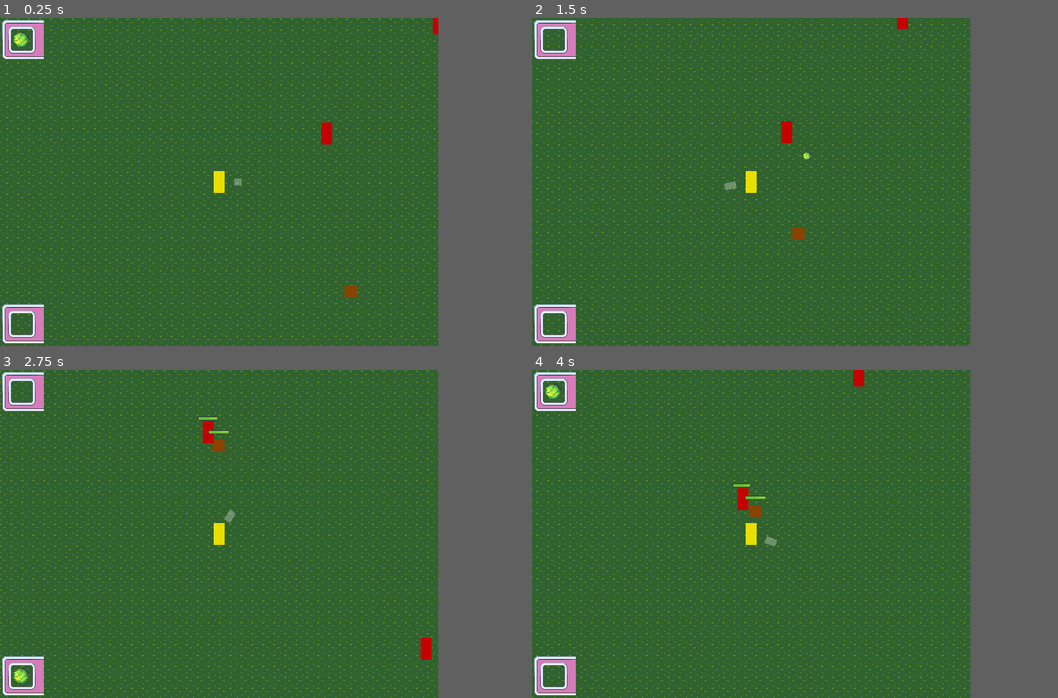
Above: before the commit, frames 1-4 (two rows, left to right).
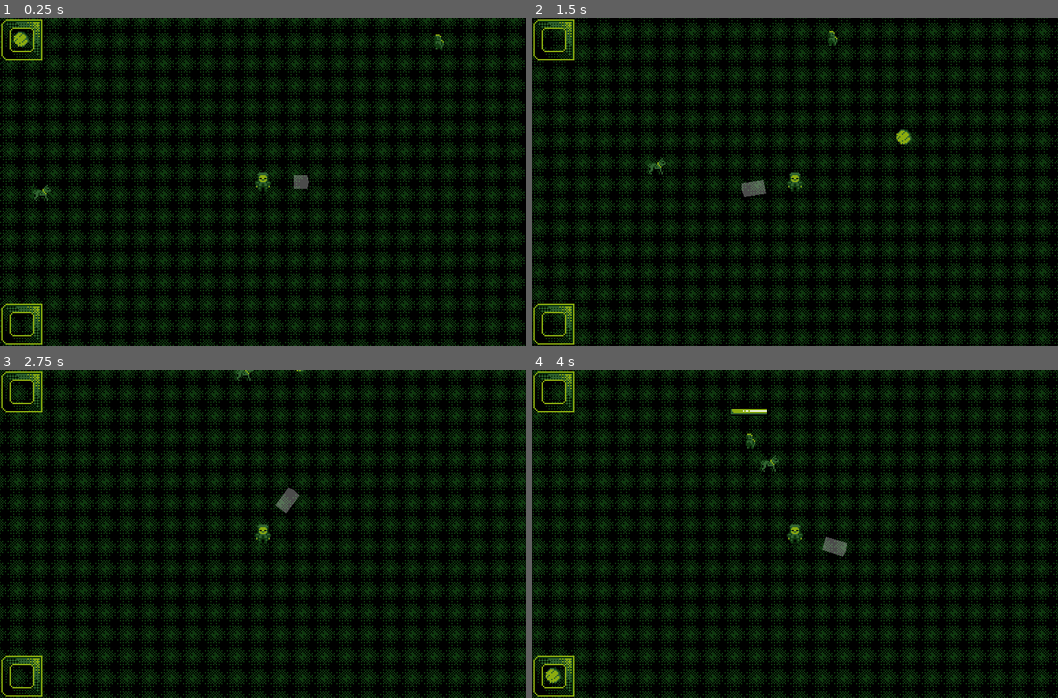
Above: after the commit, the same moments.

Repository: nullportal/dog-and-ball
Game: Godot game, scene res://Game.tscn
Two runs of this game, one before a commit and one after it. Both use one fixed random seed, a clock stepped at 60 frames per second and the inputs below.
Inputs (mouse positions are in pixels of both pictures, inside the frame that each line leads up to):
- Up to frame 1 (0.25 s): no input
- Up to frame 2 (1.5 s): move the mouse to (847, 165) at 0.52 s; hold Right (ui_right) 0.53-1.28 s; click (847, 165) at 0.6 s; move the mouse to (663, 198) at 1.27 s; hold Down (ui_down) from 1.28 s (still down); click (663, 198) at 1.35 s
- Up to frame 3 (2.75 s): move the mouse to (263, 461) at 2.02 s; release Down (ui_down) at 2.03 s; hold Right (ui_right) from 2.03 s (still down); click (263, 461) at 2.1 s
- Up to frame 4 (4 s): move the mouse to (731, 599) at 2.77 s; release Right (ui_right) at 2.78 s; hold Up (ui_up) 2.78-3.53 s; click (731, 599) at 2.85 s; move the mouse to (884, 583) at 3.52 s; hold Left (ui_left) from 3.53 s (still down); click (884, 583) at 3.6 s
In our replay, the window is 640x480 before the commit and 768x480 after it. These sizes can differ from the game's own. Grey fills any space a smaller window leaves; there, only what the larger window draws over its background counts as a difference.

The runs differ from the first frame. In frame 1, 89% of the frame differs, in the area x 0-100%, y 0-100%; in frame 2, 88%; in frame 3, 89%; in frame 4, 88%.

Commit message:
Add sprite art
Unanimated. That comes later.

Diff:
--- a/Entities/AttackArea.tscn
+++ b/Entities/AttackArea.tscn
@@ -1,10 +1,10 @@
 [gd_scene load_steps=2 format=2]
 
-[sub_resource type="CircleShape2D" id=2]
-radius = 24.0
+[sub_resource type="CircleShape2D" id=1]
+radius = 19.1595
 
 [node name="AttackArea" type="Area2D"]
 
 [node name="CollisionShape2D" type="CollisionShape2D" parent="."]
 self_modulate = Color( 1, 0, 0, 1 )
-shape = SubResource( 2 )
+shape = SubResource( 1 )
--- a/Entities/Combat.gd
+++ b/Entities/Combat.gd
@@ -14,20 +14,21 @@
 	# FIXME Load this up in a config at some point,
 	# but this is the const convention I'm assuming for now.
 	self.HURT_PROPERTIES = {
-		'spritePath': NodePath(String(get_parent().get_path())+'/ColorRect'),
-		'spriteProperty': 'color',
+		'spritePath': NodePath(String(get_parent().get_path())+'/Sprite'),
+		'spriteProperty': 'modulate',
 		'effects': ['pain-flash']
 	}
 
 func _ready():
-	print('%s is set up for combat: %s' % [
-		get_parent().name,
-		{
-			'ATTACK_DAMAGE': _attack.ATTACK_DAMAGE,
-			'ATTACK_COOLDOWN': _attack.ATTACK_COOLDOWN,
-			'HURT_PROPERTIES': _hurt.HURT_PROPERTIES
-		}
-	])
+	pass
+	#print('%s is set up for combat: %s' % [
+	#	get_parent().name,
+	#	{
+	#		'ATTACK_DAMAGE': _attack.ATTACK_DAMAGE,
+	#		'ATTACK_COOLDOWN': _attack.ATTACK_COOLDOWN,
+	#		'HURT_PROPERTIES': _hurt.HURT_PROPERTIES
+	#	}
+	#])
 
 func attack(target):
 	_attack.damage(parent, target)
--- a/Entities/Dog/Dog.tscn
+++ b/Entities/Dog/Dog.tscn
@@ -8,16 +8,19 @@
 [ext_resource path="res://Entities/AttackArea.tscn" type="PackedScene" id=6]
 [ext_resource path="res://Entities/Combat.tscn" type="PackedScene" id=7]
 [ext_resource path="res://UI/HealthDisplay.tscn" type="PackedScene" id=8]
+[ext_resource path="res://Entities/Dog/dog-Sheet.png" type="Texture" id=9]
 
 [sub_resource type="CapsuleShape2D" id=1]
-radius = 8.209
-height = 0.599792
+radius = 2.44885
+height = 7.43864
 
 [node name="Dog" type="KinematicBody2D"]
 collision_mask = 2147483649
 script = ExtResource( 1 )
 
 [node name="CollisionShape2D" type="CollisionShape2D" parent="."]
+position = Vector2( -0.389767, 5.40108 )
+rotation = 1.57079
 shape = SubResource( 1 )
 
 [node name="NoticeArea" parent="." instance=ExtResource( 5 )]
@@ -29,16 +32,6 @@
 
 [node name="AttackArea" parent="." instance=ExtResource( 6 )]
 
-[node name="ColorRect" type="ColorRect" parent="."]
-margin_left = -9.0
-margin_top = -9.0
-margin_right = 9.0
-margin_bottom = 9.0
-color = Color( 0.533333, 0.262745, 0, 1 )
-__meta__ = {
-"_edit_use_anchors_": false
-}
-
 [node name="Health" parent="." instance=ExtResource( 3 )]
 HEALTH_POINTS = 100
 
@@ -49,4 +42,8 @@
 ATTACK_COOLDOWN = 0.8
 KNOCKBACK_FORCE = 400
 
+[node name="Sprite" type="Sprite" parent="."]
+texture = ExtResource( 9 )
+hframes = 4
+
 [editable path="Health"]
--- a/Entities/Enemies/Zombie.gd
+++ b/Entities/Enemies/Zombie.gd
@@ -56,6 +56,7 @@
 	return self.focus
 
 func follow(target):
+	#self.modulate = Color( 100, 100, 100, 1 )
 	if target && state == FOLLOW:
 		var follow_distance = self.follow_distances[target.name]
 		var distance_to_target = self.position.distance_to(target.position)
--- a/Entities/Enemies/Zombie.tscn
+++ b/Entities/Enemies/Zombie.tscn
@@ -6,10 +6,38 @@
 [ext_resource path="res://Entities/AttackArea.tscn" type="PackedScene" id=4]
 [ext_resource path="res://Entities/Combat.tscn" type="PackedScene" id=5]
 [ext_resource path="res://UI/HealthDisplay.tscn" type="PackedScene" id=6]
+[ext_resource path="res://Entities/Enemies/zombie-Sheet.png" type="Texture" id=7]
 
 [sub_resource type="CapsuleShape2D" id=1]
-radius = 8.0
-height = 12.0
+radius = 2.18892
+height = 2.70013
+
+[sub_resource type="Animation" id=2]
+resource_name = "idle-left"
+length = 0.4
+loop = true
+tracks/0/type = "value"
+tracks/0/path = NodePath("Sprite:frame")
+tracks/0/interp = 1
+tracks/0/loop_wrap = true
+tracks/0/imported = false
+tracks/0/enabled = true
+tracks/0/keys = {
+"times": PoolRealArray( 0, 0.1, 0.2, 0.3 ),
+"transitions": PoolRealArray( 1, 1, 1, 1 ),
+"update": 1,
+"values": [ 0, 1, 2, 3 ]
+}
+
+[sub_resource type="AnimationNodeAnimation" id=3]
+animation = "idle-left"
+
+[sub_resource type="AnimationNodeStateMachine" id=4]
+states/idle-left/node = SubResource( 3 )
+states/idle-left/position = Vector2( 432, 95 )
+graph_offset = Vector2( -40, -63 )
+
+[sub_resource type="AnimationNodeStateMachinePlayback" id=5]
 
 [node name="Zombie" type="KinematicBody2D" groups=[
 "Enemies",
@@ -18,26 +46,24 @@
 script = ExtResource( 1 )
 
 [node name="CollisionShape2D" type="CollisionShape2D" parent="."]
+position = Vector2( 0.441942, 5.84715 )
+rotation = 1.57079
 shape = SubResource( 1 )
 
 [node name="AggroArea" parent="." instance=ExtResource( 2 )]
 
 [node name="AttackArea" parent="." instance=ExtResource( 4 )]
 
-[node name="ColorRect" type="ColorRect" parent="."]
-margin_left = -8.0
-margin_top = -16.0
-margin_right = 8.0
-margin_bottom = 16.0
-color = Color( 0.772549, 0, 0, 1 )
-__meta__ = {
-"_edit_use_anchors_": false
-}
+[node name="Sprite" type="Sprite" parent="."]
+modulate = Color( 1, 1, 0.99, 1 )
+texture = ExtResource( 7 )
+hframes = 7
 
 [node name="Health" parent="." instance=ExtResource( 3 )]
 HEALTH_POINTS = 10
 
 [node name="HealthDisplay" parent="." instance=ExtResource( 6 )]
+visible = false
 
 [node name="Healthbar" parent="HealthDisplay" index="0"]
 max_value = 10.0
@@ -47,4 +73,13 @@
 ATTACK_DAMAGE = 5.0
 ATTACK_COOLDOWN = 3.0
 
+[node name="AnimationPlayer" type="AnimationPlayer" parent="."]
+anims/idle-left = SubResource( 2 )
+
+[node name="AnimationTree" type="AnimationTree" parent="."]
+tree_root = SubResource( 4 )
+anim_player = NodePath("../AnimationPlayer")
+active = true
+parameters/playback = SubResource( 5 )
+
 [editable path="HealthDisplay"]
--- a/Entities/Hurt.gd
+++ b/Entities/Hurt.gd
@@ -1,7 +1,7 @@
 extends Node
 
 onready var HURT_PROPERTIES:Dictionary = get_parent().HURT_PROPERTIES
-onready var animationPlayer = null
+onready var animationPlayer = AnimationPlayer.new()
 
 func _ready():
 	_setup_pain_flash()
@@ -12,10 +12,46 @@
 
 func _setup_pain_flash():
 	var sprite = get_node(HURT_PROPERTIES.spritePath)
-	var spriteProperty = HURT_PROPERTIES.spriteProperty
+	if (sprite is ColorRect):
+		print('Setting up _setup_pain_flash_colorect for %', sprite.get_parent().name)
+		_setup_pain_flash_colorect()
+	elif (sprite is Sprite):
+		print('Setting up _setup_pain_flash_sprite for %', sprite.get_parent().name)
+		_setup_pain_flash_sprite()
+	else:
+		assert(false, 'Unimplemented hurt target %s' % sprite)
+
+func _setup_pain_flash_sprite():
+	var spriteProperty = HURT_PROPERTIES.spriteProperty # Colo
+	var sprite = get_node(HURT_PROPERTIES.spritePath)
 	var effect = HURT_PROPERTIES.effects
-	if !(sprite is ColorRect):
-		assert(false, 'Unimplemented hurt target %s' % sprite)
+
+	var spritePropertyPath = '{path}:{property}'.format(
+		{'path': String(sprite.get_path()), 'property': spriteProperty}
+	)
+
+	var spritePropertyOriginalValue = sprite.modulate
+
+	add_child(animationPlayer)
+
+	var painFlash = Animation.new()
+	animationPlayer.add_animation('pain_flash', painFlash)
+	var trackIdx = painFlash.add_track(Animation.TYPE_VALUE)
+	painFlash.track_set_path(trackIdx, spritePropertyPath)
+	painFlash.length = 0.15
+
+	var original = Color( 1, 1, 1, 1 )
+	var white = Color( 100, 100, 100, 1 )
+	var black = Color( 0, 0, 0, 1 )
+	painFlash.track_insert_key(trackIdx, 0.0, original)
+	painFlash.track_insert_key(trackIdx, 0.01, white)
+	painFlash.track_insert_key(trackIdx, 0.05, black)
+	painFlash.track_insert_key(trackIdx, 0.15, original)
+
+func _setup_pain_flash_colorect():
+	var spriteProperty = HURT_PROPERTIES.spriteProperty # Colo
+	var sprite = get_node(HURT_PROPERTIES.spritePath)
+	var effect = HURT_PROPERTIES.effects
 	if spriteProperty != 'color':
 		assert(false, 'Unimplemented hurt target property %s' % spriteProperty)
 	if effect == ['pain-flash']: # XXX This will break if multiple effects
@@ -28,7 +64,6 @@
 	)
 	var spritePropertyOriginalValue:Color = sprite.color
 
-	animationPlayer = AnimationPlayer.new()
 	add_child(animationPlayer)
 
 	var painFlash = Animation.new()
--- a/Entities/Player/Player.tscn
+++ b/Entities/Player/Player.tscn
@@ -6,28 +6,26 @@
 [ext_resource path="res://Entities/Health.tscn" type="PackedScene" id=4]
 [ext_resource path="res://Entities/Combat.tscn" type="PackedScene" id=5]
 [ext_resource path="res://UI/HealthDisplay.tscn" type="PackedScene" id=6]
+[ext_resource path="res://Entities/Player/player-Sheet.png" type="Texture" id=7]
 
 [sub_resource type="CapsuleShape2D" id=1]
-height = 12.0
+radius = 2.0
+height = 2.0
 
 [node name="Player" type="KinematicBody2D"]
 collision_layer = 2
 script = ExtResource( 1 )
 
 [node name="CollisionShape2D" type="CollisionShape2D" parent="."]
+position = Vector2( 0, 7 )
+rotation = -1.57079
 shape = SubResource( 1 )
 
 [node name="Reticle" parent="." instance=ExtResource( 2 )]
 
-[node name="ColorRect" type="ColorRect" parent="."]
-margin_left = -8.0
-margin_top = -16.0
-margin_right = 8.0
-margin_bottom = 16.0
-color = Color( 0.909804, 0.87451, 0, 1 )
-__meta__ = {
-"_edit_use_anchors_": false
-}
+[node name="Sprite" type="Sprite" parent="."]
+texture = ExtResource( 7 )
+hframes = 5
 
 [node name="Health" parent="." instance=ExtResource( 4 )]
 HEALTH_POINTS = 10
--- a/Game.tscn
+++ b/Game.tscn
@@ -23,10 +23,10 @@
 script = ExtResource( 3 )
 
 [node name="Dog" parent="World" instance=ExtResource( 2 )]
-position = Vector2( 256, 384 )
+position = Vector2( -160, 216 )
 
 [node name="Player" parent="World" instance=ExtResource( 1 )]
-position = Vector2( 64, 224 )
+position = Vector2( 32, 208 )
 
 [node name="Zombie" parent="World" instance=ExtResource( 5 )]
 position = Vector2( 536, 488 )
@@ -41,7 +41,7 @@
 position = Vector2( 384, -8 )
 
 [node name="Zombie8" parent="World" instance=ExtResource( 5 )]
-position = Vector2( 220.797, 152.567 )
+position = Vector2( 160, 104 )
 
 [node name="Zombie5" parent="World" instance=ExtResource( 5 )]
 position = Vector2( 752, -32 )
@@ -56,11 +56,8 @@
 script = ExtResource( 7 )
 
 [node name="Camera2D" type="Camera2D" parent="UI"]
-position = Vector2( 320, 240 )
+position = Vector2( 160, 120 )
 current = true
-__meta__ = {
-"_edit_lock_": true
-}
 
 [node name="PlayerUI" parent="UI" instance=ExtResource( 9 )]
 
--- a/UI/DogUI.tscn
+++ b/UI/DogUI.tscn
@@ -6,19 +6,18 @@
 [node name="DogUI" type="Control"]
 anchor_top = 0.867
 anchor_bottom = 0.867
-margin_top = -0.160034
+margin_top = -0.0800171
 margin_right = 640.0
-margin_bottom = 63.84
+margin_bottom = 63.92
 __meta__ = {
 "_edit_use_anchors_": false
 }
 
 [node name="player-ui" type="Sprite" parent="."]
-position = Vector2( 32, 32 )
+position = Vector2( 16, 16 )
 texture = ExtResource( 1 )
 
 [node name="HeldItem" type="Sprite" parent="."]
 visible = false
-position = Vector2( 32, 32 )
-scale = Vector2( 2, 2 )
+position = Vector2( 16, 16 )
 texture = ExtResource( 2 )
--- a/UI/HealthDisplay.gd
+++ b/UI/HealthDisplay.gd
@@ -4,9 +4,10 @@
 # FIXME Consider moving this whole dealie into Health
 #
 
-var greenBar = preload("res://UI/bar-green.png")
-var yellowBar = preload("res://UI/bar-yellow.png")
-var redBar = preload("res://UI/bar-red.png")
+# TODO switch to sheet
+var hiBar = preload("res://UI/healthbar-hi.png")
+var midBar = preload("res://UI/healthbar-mid.png")
+var lowBar = preload("res://UI/healthbar-low.png")
 
 onready var healthbar = $Healthbar
 
@@ -15,11 +16,11 @@
   hide()
 
 func update_display(n):
-  healthbar.texture_progress = greenBar
+  healthbar.texture_progress = hiBar
   if n < healthbar.max_value * 0.75:
-      healthbar.texture_progress = yellowBar
+      healthbar.texture_progress = midBar
   if n < healthbar.max_value * 0.35:
-      healthbar.texture_progress = redBar
+      healthbar.texture_progress = lowBar
   if n < healthbar.max_value:
       show()
   healthbar.value = n
--- a/UI/HealthDisplay.tscn
+++ b/UI/HealthDisplay.tscn
@@ -1,7 +1,8 @@
-[gd_scene load_steps=3 format=2]
+[gd_scene load_steps=4 format=2]
 
-[ext_resource path="res://UI/bar-green.png" type="Texture" id=1]
+[ext_resource path="res://UI/healthbar-hi.png" type="Texture" id=1]
 [ext_resource path="res://UI/HealthDisplay.gd" type="Script" id=2]
+[ext_resource path="res://UI/healthbar-frame.png" type="Texture" id=3]
 
 [node name="HealthDisplay" type="Node2D" groups=[
 "UI",
@@ -22,3 +23,7 @@
 __meta__ = {
 "_edit_use_anchors_": false
 }
+
+[node name="Sprite" type="Sprite" parent="."]
+position = Vector2( 0, -20 )
+texture = ExtResource( 3 )
--- a/UI/PlayerUI.tscn
+++ b/UI/PlayerUI.tscn
@@ -12,10 +12,9 @@
 }
 
 [node name="player-ui" type="Sprite" parent="."]
-position = Vector2( 32, 32 )
+position = Vector2( 16, 16 )
 texture = ExtResource( 2 )
 
 [node name="HeldItem" type="Sprite" parent="."]
-position = Vector2( 32, 32 )
-scale = Vector2( 2, 2 )
+position = Vector2( 16, 16 )
 texture = ExtResource( 1 )
--- a/project.godot
+++ b/project.godot
@@ -23,12 +23,10 @@
 
 [display]
 
-window/size/width=640
-window/size/height=480
+window/size/width=384
+window/size/height=240
 window/size/resizable=false
-window/size/test_width=640
-window/size/test_height=480
-window/vsync/use_vsync=false
+window/size/fullscreen=true
 window/stretch/mode="2d"
 window/stretch/aspect="keep"
 
Not shown: 1 places in Entities/Dog/Dog.tscn that only renumber resources
Binary file added: Entities/Dog/dog-Sheet.png
Not shown, changed: Entities/Dog/dog-Sheet.png.import
Not shown: 1 places in Entities/Enemies/Zombie.tscn that only renumber resources
Binary file added: Entities/Enemies/zombie-Sheet.png
Not shown, added: Entities/Enemies/zombie-Sheet.png.import
Not shown: 1 places in Entities/Player/Player.tscn that only renumber resources
Binary file added: Entities/Player/player-Sheet.png
Not shown, changed: Entities/Player/player-Sheet.png.import
Binary file added: Items/tennis-ball.old.png
Not shown, added: Items/tennis-ball.old.png.import
Binary file changed: Items/tennis-ball.png
(and 13 more such lines)
